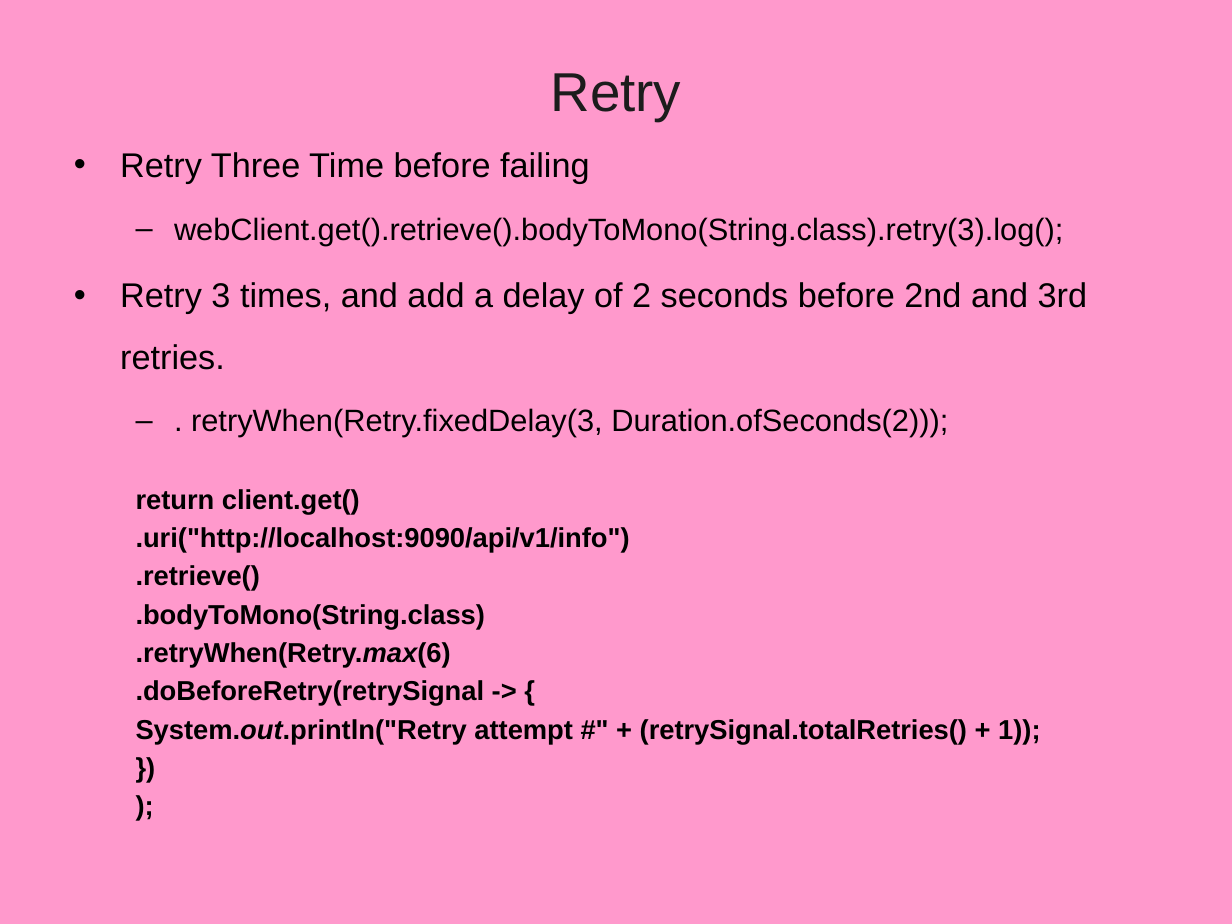
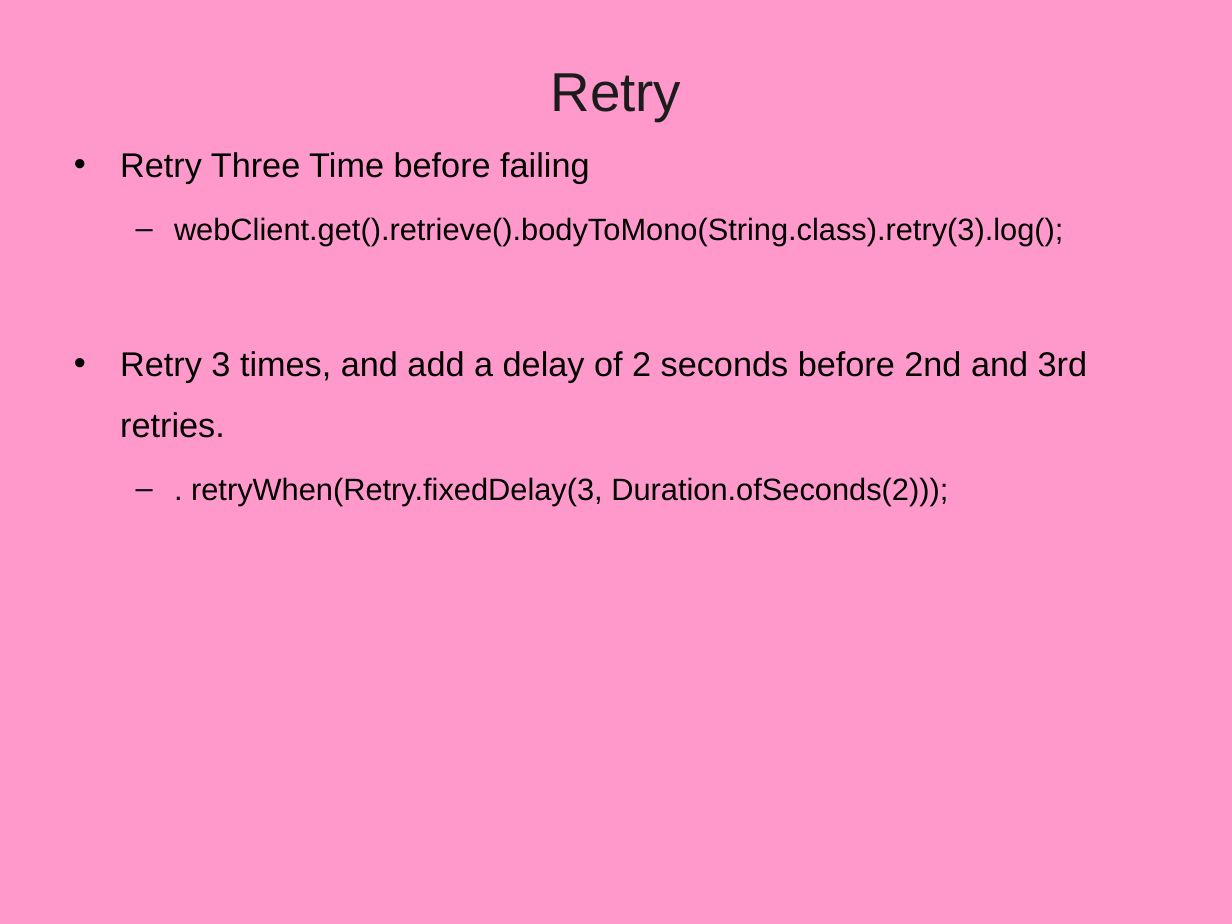
Before and after one commit to Santoshbuild/my_project, a slide deck: slide 63 of 16_MicroService_Module02.pptx. Drawn at 1232x924 pixels with LibreOffice and Linux fonts; fonts in the diff are those of the drawing; background and template pictures are left out. Boxes give left, top, right and bottom in pixels: in the first picture for what was removed or moved away, otherwise in the second. Text is boxed around its words. In the diff, an @@ line names an element or a change of style, - is before the commit and + after.

```diff
--- a/16_MicroService_Module02.pptx
+++ b/16_MicroService_Module02.pptx
@@ text at [136,489,1040,744]: paragraphs removed @@
-  return client.get()
-  .uri("http://localhost:9090/api/v1/info")
-  .retrieve()
-  .bodyToMono(String.class)
-  .retryWhen(Retry.max(6)
-  .doBeforeRetry(retrySignal -> {
-  System.out.println("Retry attempt #" + (retrySignal.totalRetries() + 1));
-  })
-  );
```
Also in this commit, not shown: 2 other slides changed, 19 other files.
